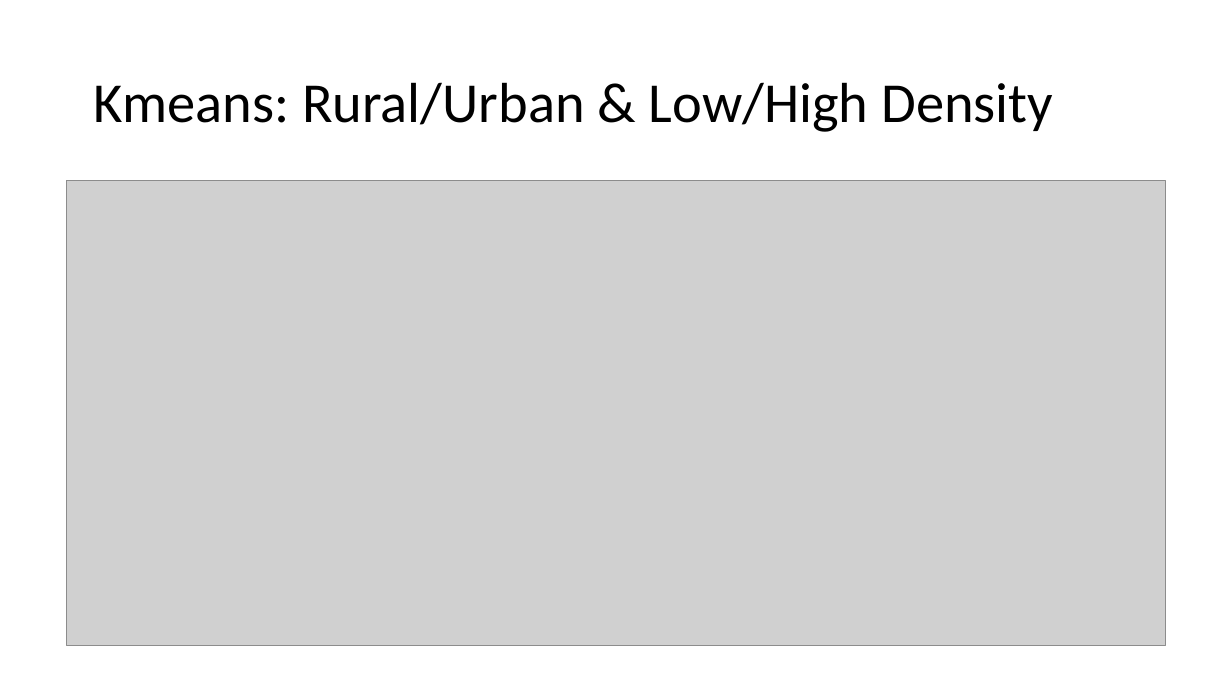
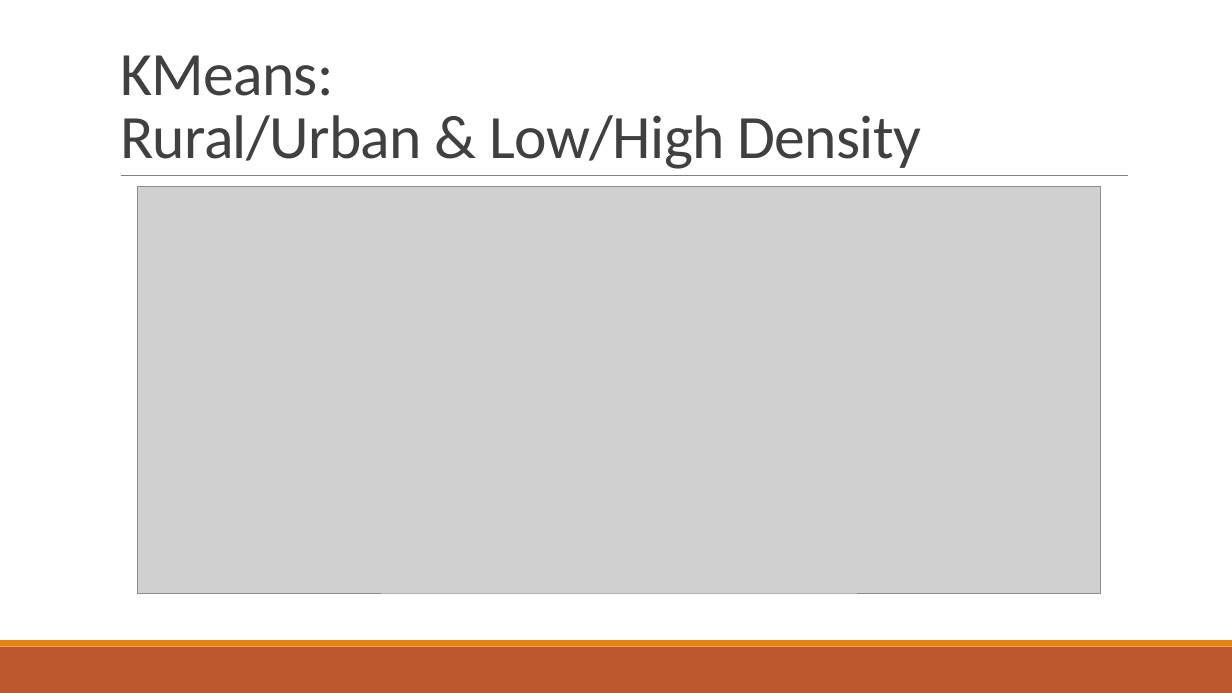
Before and after one commit to lobodemonte/big-data-for-public-policy, a slide deck: slide 9 of final/presentation.pptx (slide 8 before the commit). Drawn at 1232x693 pixels with LibreOffice and Linux fonts; fonts in the diff are those of the drawing; grey boxes stand for pictures. Boxes give left, top, right and bottom in pixels: in the first picture for what was removed or moved away, otherwise in the second. Text is boxed around its words. In the diff, an @@ line names an element or a change of style, - is before the commit and + after.

```diff
--- a/final/presentation.pptx
+++ b/final/presentation.pptx
@@ title "KMeans: Rural/Urban & Low/High Density" at [120, 55, 921, 169]: vertical alignment middle to bottom @@
@@ title at [120, 55, 921, 169]: text changed; size 44 to 48 pt; text colour #000000 to #404040 @@
-Kmeans: Rural/Urban & Low/High Density
+KMeans:
+Rural/Urban & Low/High Density
@@ line added from (121, 176) to (1128, 176), #808080 0.5 pt @@
@@ picture: place and size @@
-picture at [67, 181, 1166, 645]
+picture at [138, 187, 1101, 593]
@@ rectangle added at [0, 647, 1232, 693], fill #BD582C @@
@@ rectangle added at [0, 640, 1232, 647], fill #E48312 @@
```
Also in this commit, not shown: 10 other slides changed, 3 slides added, 3 slides removed, 1 other file.
